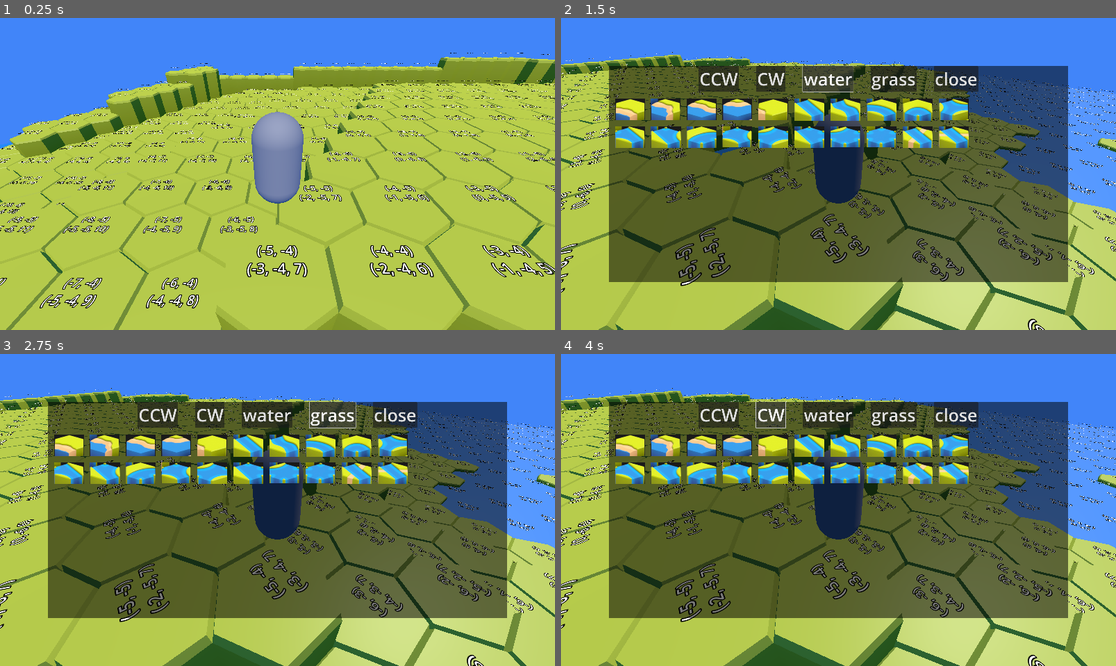
Above: before the commit, frames 1-4 (two rows, left to right).
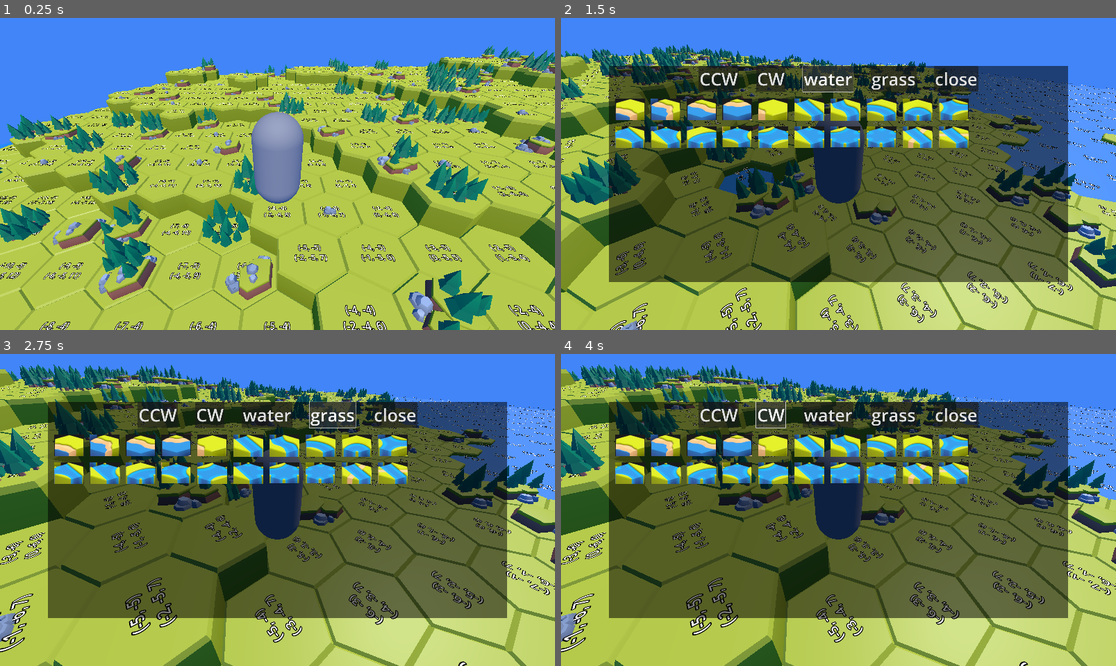
Above: after the commit, the same moments.

Repository: super-goose/hex-terrain
Game: Godot game, scene res://main.tscn
The game is run twice, just before and just after one commit, with the same random seed, the same clock (stepped at 60 frames per second) and the same inputs.
Inputs (mouse positions are in pixels of both pictures, inside the frame that each line leads up to):
- Up to frame 1 (0.25 s): no input
- Up to frame 2 (1.5 s): tap Enter (ui_accept) at 0.5, 0.77 s; move the mouse to (960, 158) at 0.52 s; hold Right (ui_right) 0.53-1.25 s; click (960, 158) at 0.67 s; click "water" at 1.25 s
- Up to frame 3 (2.75 s): click "grass" at 2 s
- Up to frame 4 (4 s): click "CCW" at 2.75 s; click "CW" at 3.5 s

The runs differ from the first frame. In frame 1, 34% of the frame differs, in the area x 0-100%, y 8-100%; in frame 2, 31%; in frame 3, 30%; in frame 4, 30%.

Commit message:
natural decorations are happening

Diff:
--- /dev/null
+++ b/global/Dice.gd
@@ -0,0 +1,4 @@
+extends Node
+
+func flip_a_coin():
+	return randi_range(0, 1) == 0
--- a/main.gd
+++ b/main.gd
@@ -1,5 +1,8 @@
 #@tool
 extends Node3D
+
+func _ready():
+	randomize()
 
 '''
 pause, reload, etc
--- a/player.gd
+++ b/player.gd
@@ -5,7 +5,7 @@
 @export var gravity_toggle = true
 
 const SPEED = 5.0
-const JUMP_VELOCITY = 4.5
+const JUMP_VELOCITY = 9.0
 @onready var state = 'idle'
 #@onready var animation_player = $Visual/AnimationPlayer
 #@onready var mesh_model = $Visual/Model
--- a/project.godot
+++ b/project.godot
@@ -18,6 +18,7 @@
 [autoload]
 
 Events="*res://global/Events.gd"
+Dice="*res://global/Dice.gd"
 
 [display]
 
--- a/terrain.gd
+++ b/terrain.gd
@@ -27,13 +27,6 @@
 	if d_edge < 1 or elevation < 0:
 		type = 'water'
 		elevation = 0
-	#elif d_edge < 5:
-		#var coef = randi() % 3
-		#
-		#if coef < d_edge - 2:
-			#type = 'grass'
-		#else:
-			#type = 'water'
 
 	var coord = { 'q': q, 'r': r, 's': s }
 	tiles[to_cubic_coords_key({ 'q': q, 'r': r, 's': s })] = {
@@ -55,7 +48,9 @@
 			return d
 	return max_distance_for_elevation
 
+'''deprecate this'''
 func assign_elevations():
+	print('assigning elevations')
 	for q in range(-q_radius, q_radius + 1):
 		for r in range(-r_radius, r_radius + 1):
 			var s = -q - r
@@ -79,13 +74,32 @@
 				if q + r + s == 0:
 					add_tile_to_map(q, r, s, noise.get_noise_3d(q, r, s))
 
+func apply_natural_features():
+	for q in range(-q_radius, q_radius + 1):
+		for r in range(-r_radius, r_radius + 1):
+			var s = -r - q
+			if s > s_radius or s < -s_radius:
+				continue
+			var coord = { 'q': q, 'r': r, 's': s }
+			if tiles[to_cubic_coords_key(coord)]['type'] == 'water':
+				continue
+
+			var variant = randi_range(0, 10)
+			if variant == 0:
+				tiles[to_cubic_coords_key(coord)]['decoration'] = 'tree'
+			if variant == 1:
+				tiles[to_cubic_coords_key(coord)]['decoration'] = 'rock'
+			if variant == 2:
+				tiles[to_cubic_coords_key(coord)]['decoration'] = 'hill'
+			if variant == 3:
+				tiles[to_cubic_coords_key(coord)]['decoration'] = 'tree-hill'
 
 func _ready():
-	randomize()
 	# define the tiles
 	generate_map()
 
-	assign_elevations()
+	apply_natural_features()
+	#assign_elevations()
 
 	# add the tiles
 	for coord in tiles:
@@ -129,8 +143,11 @@
 	t.position.z = z_offset
 	t.set_data(tile)
 	t.set_elevation(max(elevation / 2.0, 0))
-
 	t.set_type(modified_type)
+
+	if 'decoration' in tile:
+		t.set_decoration(tile['decoration'])
+
 	add_child(t)
 
 func filter__water_tiles(ht):
--- a/terrain.tscn
+++ b/terrain.tscn
@@ -1,11 +1,14 @@
-[gd_scene load_steps=3 format=3 uid="uid://ccychrcyawk24"]
+[gd_scene load_steps=4 format=3 uid="uid://ccychrcyawk24"]
 
 [ext_resource type="Script" path="res://terrain.gd" id="1_2ujy0"]
 [ext_resource type="PackedScene" uid="uid://uf0821nqs5i0" path="res://tile.tscn" id="1_vnl4g"]
 
+[sub_resource type="FastNoiseLite" id="FastNoiseLite_dqmw5"]
+
 [node name="Terrain" type="Node3D"]
 transform = Transform3D(1, 0, 0, 0, 1, 0, 0, 0, 1, 9.99324, 0, 8.53446)
 script = ExtResource("1_2ujy0")
+noise = SubResource("FastNoiseLite_dqmw5")
 
 [node name="Tile" parent="." instance=ExtResource("1_vnl4g")]
 visible = false
--- a/tile.gd
+++ b/tile.gd
@@ -2,6 +2,7 @@
 extends Node3D
 
 var type = 'grass'
+var decoration = 'none'
 
 var data
 var coords = Vector3i.ZERO
@@ -31,6 +32,18 @@
 var HexRiverCrossingA = load("res://assets/land/rivers/hex_river_crossing_A.gltf")
 var HexRiverCrossingB = load("res://assets/land/rivers/hex_river_crossing_B.gltf")
 
+var Tree0 = load("res://assets/decoration/nature/trees_A_medium.gltf")
+var Tree1 = load("res://assets/decoration/nature/trees_A_small.gltf")
+var Rock0 = load("res://assets/decoration/nature/rock_single_C.gltf")
+var Rock1 = load("res://assets/decoration/nature/rock_single_E.gltf")
+var Hill0 = load("res://assets/decoration/nature/hills_B.gltf")
+var Hill1 = load("res://assets/decoration/nature/hills_C.gltf")
+var TreeHill0 = load("res://assets/decoration/nature/hills_B_trees.gltf")
+var TreeHill1 = load("res://assets/decoration/nature/hills_C_trees.gltf")
+
+func flip_a_coin():
+	return randi_range(0, 1) == 0
+
 func _ready():
 	set_mesh()
 
@@ -55,6 +68,10 @@
 	type = t
 	set_mesh()
 
+func set_decoration(d):
+	decoration = d
+	set_decoration_mesh()
+
 func set_data(d):
 	data = d
 	var coords_str = "(%s, %s)" % [data['oddr']['x'], data['oddr']['z']]
@@ -74,8 +91,25 @@
 		rotate_y(-PI / 3)
 
 func set_elevation(e: int):
-	scale.y = e + 1
+	$MeshContainer.scale.y = e + 1
 	position.y = e
+
+func set_decoration_mesh():
+	for child in $DecorationContainer.get_children():
+		$DecorationContainer.remove_child(child)
+	match decoration:
+		'tree':
+			$DecorationContainer.add_child(Tree0.instantiate() if flip_a_coin() else Tree1.instantiate())
+		'rock':
+			$DecorationContainer.add_child(Rock0.instantiate() if flip_a_coin() else Rock1.instantiate())
+		'hill':
+			$DecorationContainer.add_child(Hill0.instantiate() if flip_a_coin() else Hill1.instantiate())
+		'tree-hill':
+			$DecorationContainer.add_child(TreeHill0.instantiate() if flip_a_coin() else TreeHill1.instantiate())
+		'none':
+			pass
+		_:
+			print('not implemented:', decoration)
 
 func set_mesh():
 	for child in $MeshContainer.get_children():
--- a/tile.tscn
+++ b/tile.tscn
@@ -18,10 +18,10 @@
 transform = Transform3D(1, 0, 0, 0, 1, 0, 0, 0, 1, 2.08165e-12, -0.5, 2.08165e-12)
 shape = SubResource("CylinderShape3D_s2vcx")
 
-[node name="Decoration" type="Node3D" parent="."]
+[node name="DecorationContainer" type="Node3D" parent="."]
 
 [node name="Label3D" type="Label3D" parent="."]
-transform = Transform3D(1, 0, 0, 0, -4.37114e-08, 1, 0, -1, -4.37114e-08, 0, 0.1, 0)
+transform = Transform3D(1, 0, 0, 0, -4.37114e-08, 1, 0, -1, -4.37114e-08, 0, 0.0274156, 0)
 text = "this is some text
 and here is more"
 font_size = 48
Not shown, added: assets/land/base/hex_stone.gltf
Not shown, added: assets/land/base/hex_stone.gltf.import
